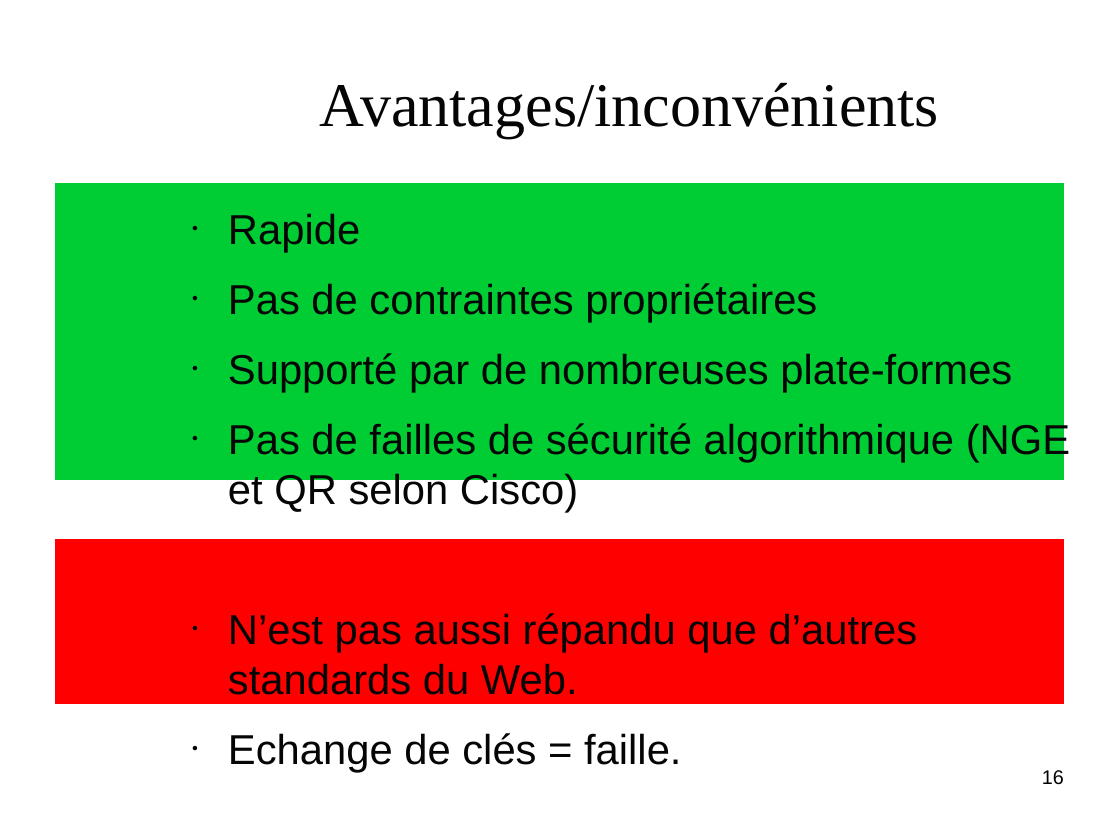
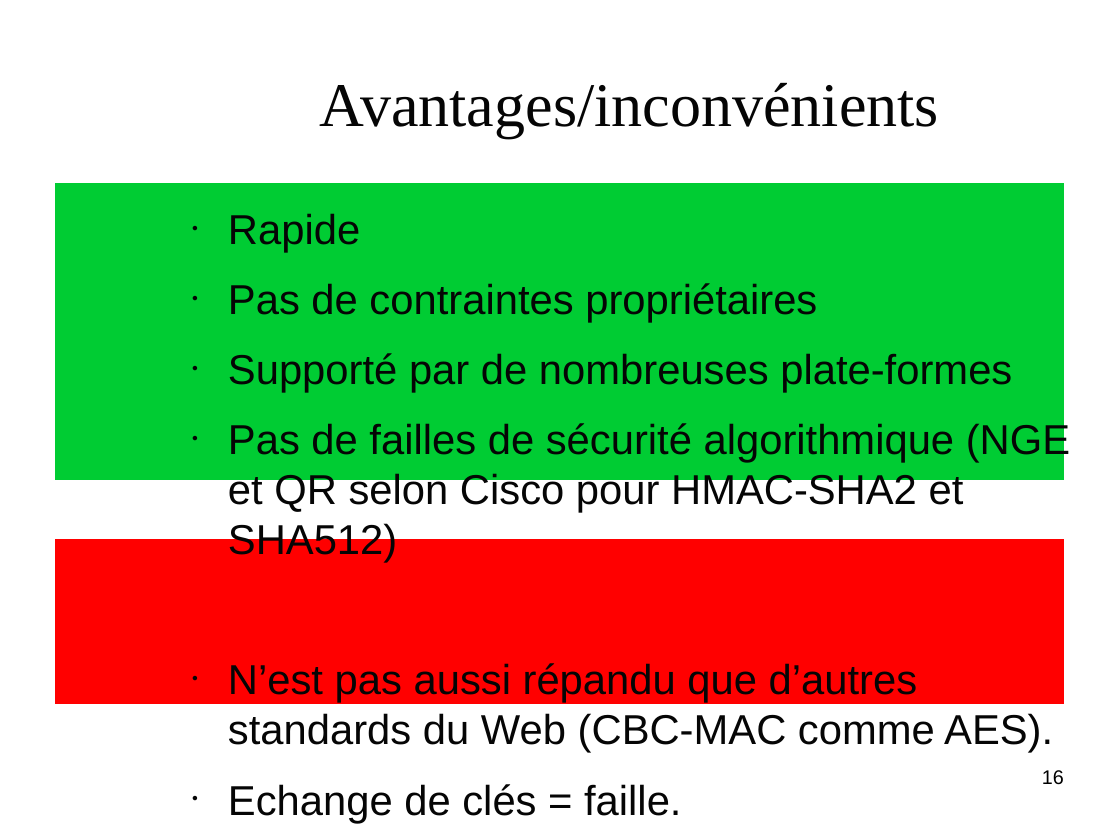
Before and after one commit to jajoe/HMAC, a slide deck: slide 16 of doc/presentation.odp. Drawn at 1120x840 pixels with LibreOffice and Linux fonts; fonts in the diff are those of the drawing; background and template pictures are left out. Boxes give left, top, right and bottom in pixels: in the first picture for what was removed or moved away, otherwise in the second. Text is boxed around its words. In the diff, an @@ line names an element or a change of style, - is before the commit and + after.

```diff
--- a/doc/presentation.odp
+++ b/doc/presentation.odp
@@ text at (x1=228, y1=421, x2=1070, y2=753): text changed @@
-● Pas de failles de sécurité algorithmique (NGE et QR selon Cisco)
-● N’est pas aussi répandu que d’autres standards du Web.
+● Pas de failles de sécurité algorithmique (NGE et QR selon Cisco pour HMAC-SHA2 et SHA512)
+● N’est pas aussi répandu que d’autres standards du Web (CBC-MAC comme AES).
```
Also in this commit, not shown: 2 other slides changed, 1 other file.
